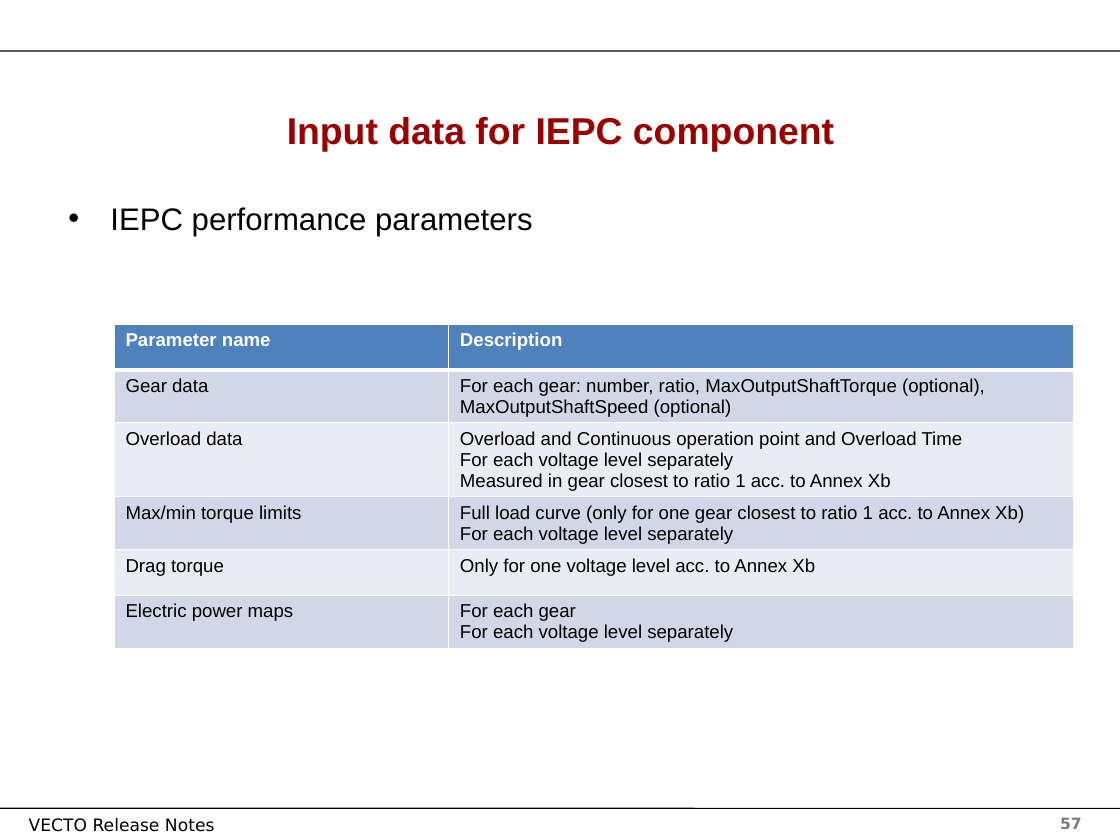
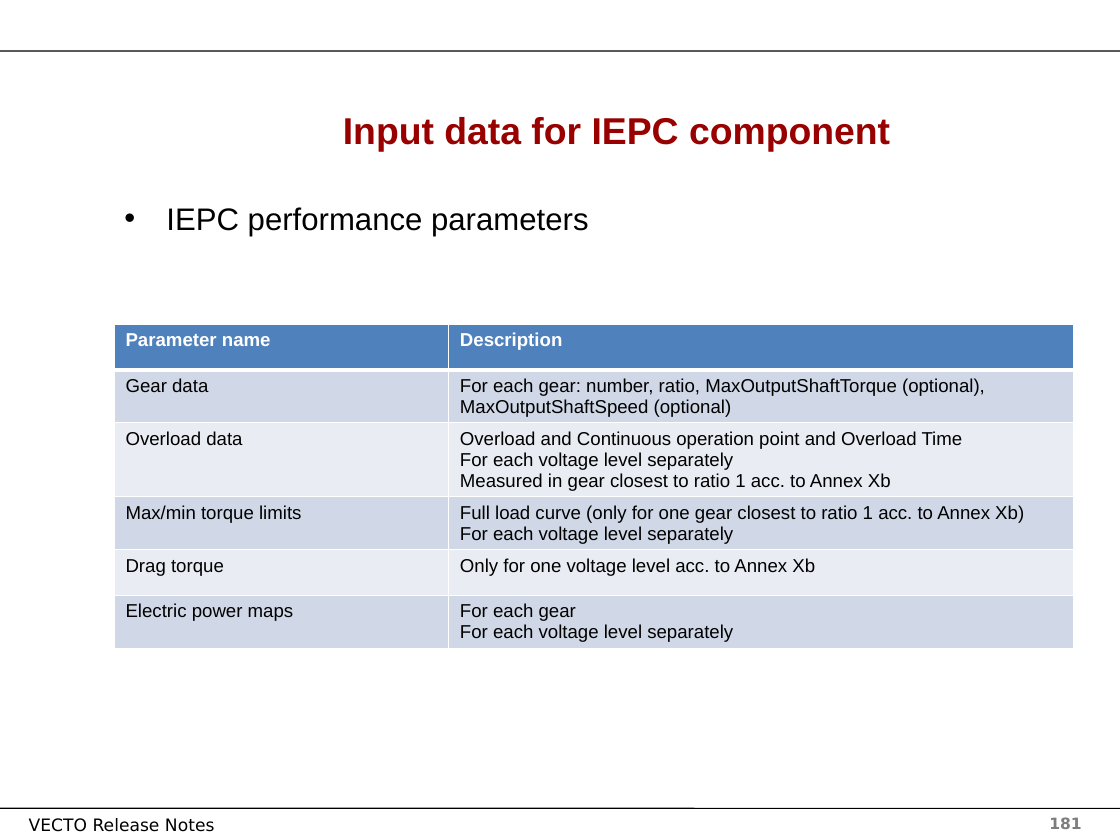
Before and after one commit to tanawadeatharva/BharatVECTO, a slide deck: slide 181 of Documentation/User Manual Source/Release Notes Vecto3.x.pptx (slide 57 before the commit). Drawn at 1120x840 pixels with LibreOffice and Linux fonts; fonts in the diff are those of the drawing; background and template pictures are left out. Boxes give left, top, right and bottom in pixels: in the first picture for what was removed or moved away, otherwise in the second. Text is boxed around its words. In the diff, an @@ line names an element or a change of style, - is before the commit and + after.

```diff
--- a/Documentation/User Manual Source/Release Notes Vecto3.x.pptx
+++ b/Documentation/User Manual Source/Release Notes Vecto3.x.pptx
@@ title "Input data for IEPC component": place and size @@
-title "Input data for IEPC component" at box(287, 117, 834, 151)
+title "Input data for IEPC component" at box(343, 117, 890, 151)
@@ text "IEPC performance parameters": place and size @@
-text "IEPC performance parameters" at box(110, 207, 532, 236)
+text "IEPC performance parameters" at box(166, 207, 588, 236)
@@ page number at box(1049, 817, 1081, 829): text changed @@
-57
+181
```
Also in this commit, not shown: 154 other slides changed, 124 slides added.
